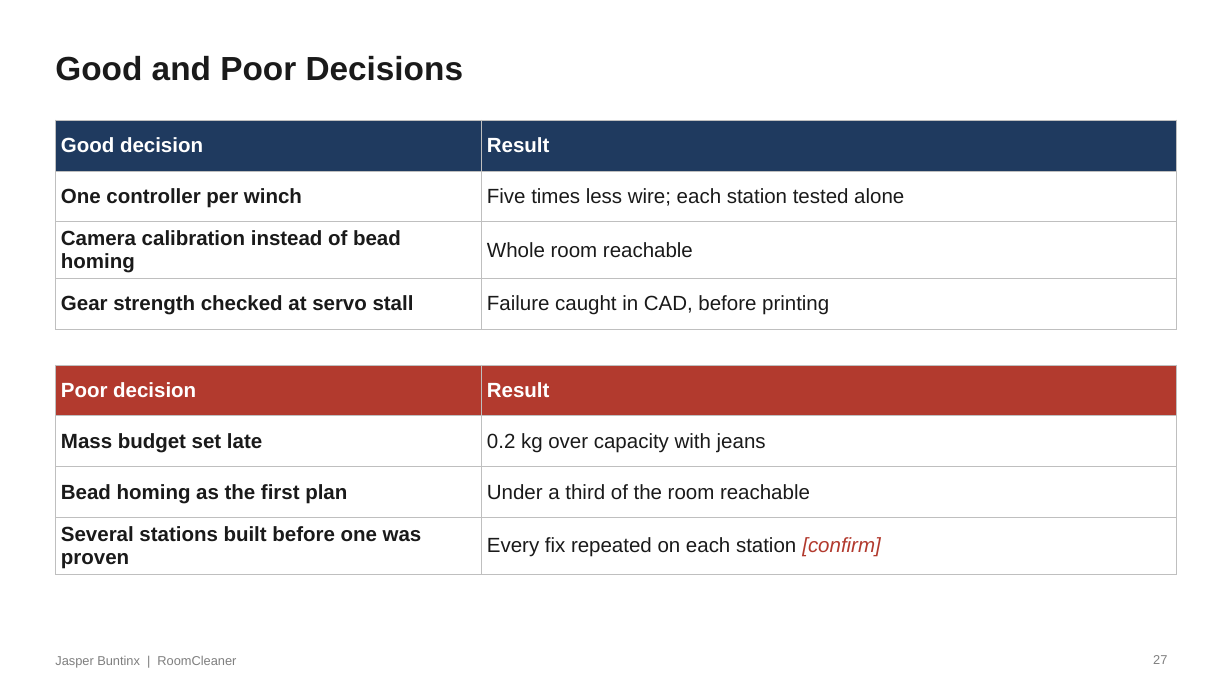
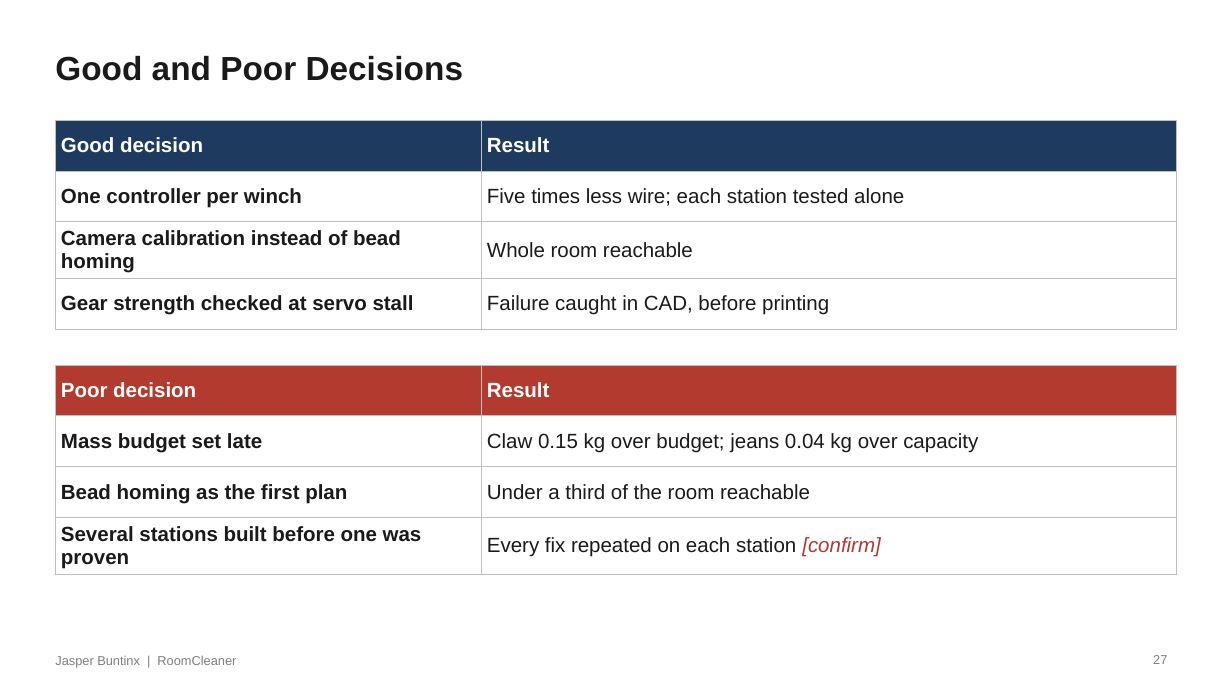
Before and after one commit to Jaspario1199/RoomCleaner, a slide deck: slide 27 of docs/presentation/deck_v7/RoomCleaner_Buntinx_Oct27_v7.pptx. Drawn at 1232x693 pixels with LibreOffice and Linux fonts; fonts in the diff are those of the drawing. Boxes give left, top, right and bottom in pixels: in the first picture for what was removed or moved away, otherwise in the second. Text is boxed around its words. In the diff, an @@ line names an element or a change of style, - is before the commit and + after.

```diff
--- a/docs/presentation/deck_v7/RoomCleaner_Buntinx_Oct27_v7.pptx
+++ b/docs/presentation/deck_v7/RoomCleaner_Buntinx_Oct27_v7.pptx
@@ table at box(55, 365, 1177, 573) @@
-row 2, column 2: 0.2 kg over capacity with jeans
+row 2, column 2: Claw 0.15 kg over budget; jeans 0.04 kg over capacity
```
Also in this commit, not shown: 4 other slides changed, 11 other files.
